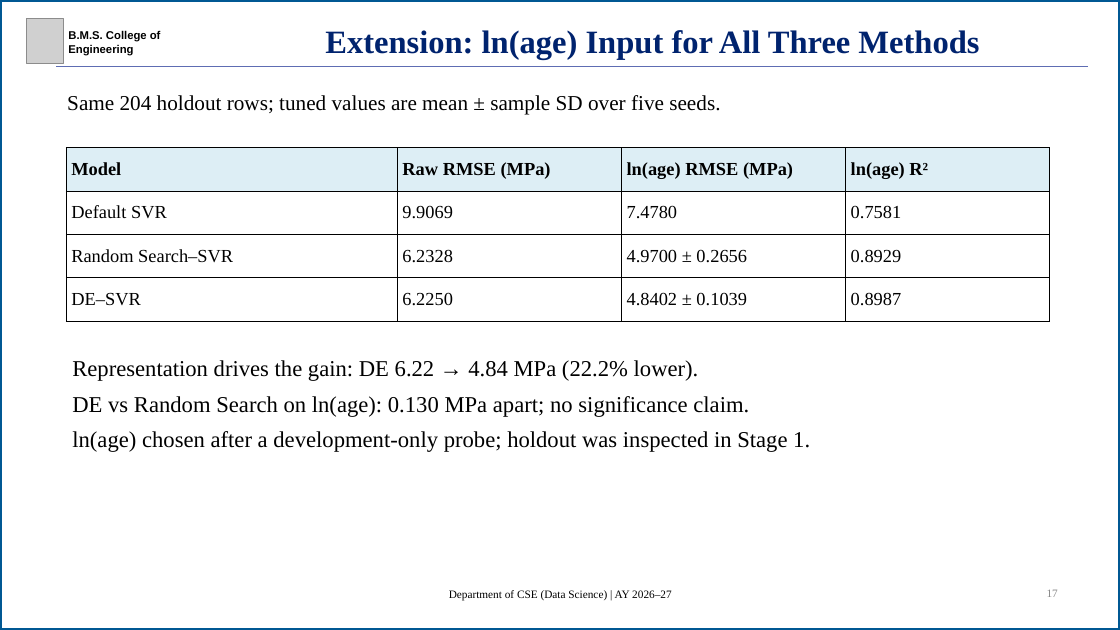
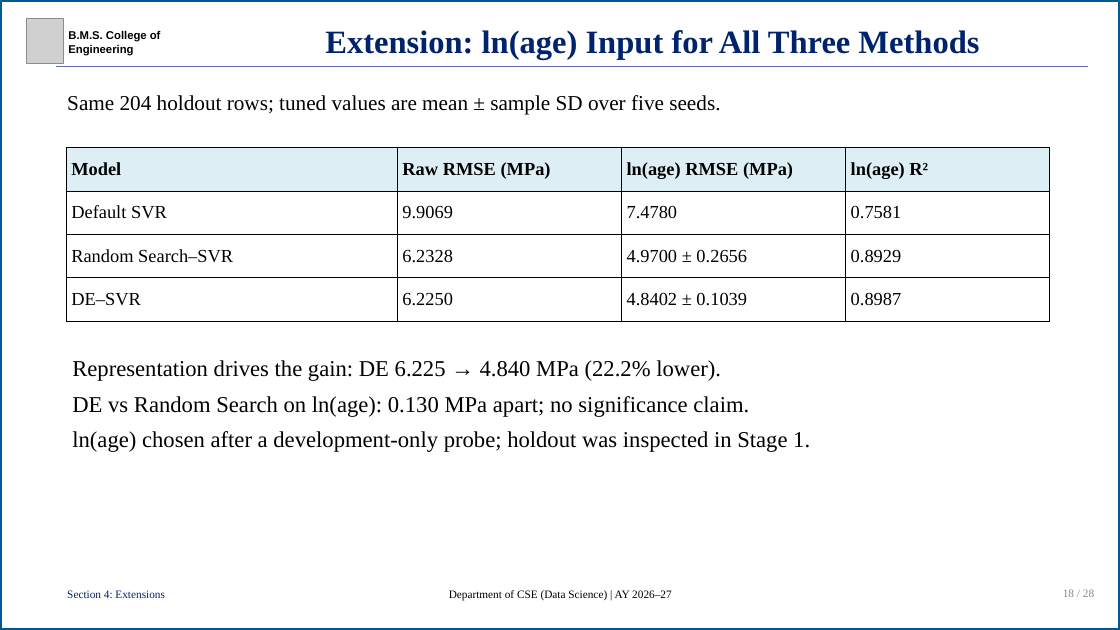
Before and after one commit to R-V-Abhishek/concrete-strength-de-svr, a slide deck: slide 18 of presentation/concrete-strength-de-svr-presentation.pptx (slide 17 before the commit). Drawn at 1120x630 pixels with LibreOffice and Linux fonts; fonts in the diff are those of the drawing; grey boxes stand for pictures. Boxes give left, top, right and bottom in pixels: in the first picture for what was removed or moved away, otherwise in the second. Text is boxed around its words. In the diff, an @@ line names an element or a change of style, - is before the commit and + after.

```diff
--- a/presentation/concrete-strength-de-svr-presentation.pptx
+++ b/presentation/concrete-strength-de-svr-presentation.pptx
@@ text at <box>72,360,721,381</box>: text changed @@
-Representation drives the gain: DE 6.22 → 4.84 MPa (22.2% lower).
+Representation drives the gain: DE 6.225 → 4.840 MPa (22.2% lower).
@@ text added at <box>67,590,165,598</box>, 16 pt, text #00236E @@
+Section 4: Extensions
@@ text at <box>1063,589,1094,597</box>: text changed @@
-17
+18 / 28
```
Also in this commit, not shown: 23 other slides changed, 4 slides added, 19 other files.
